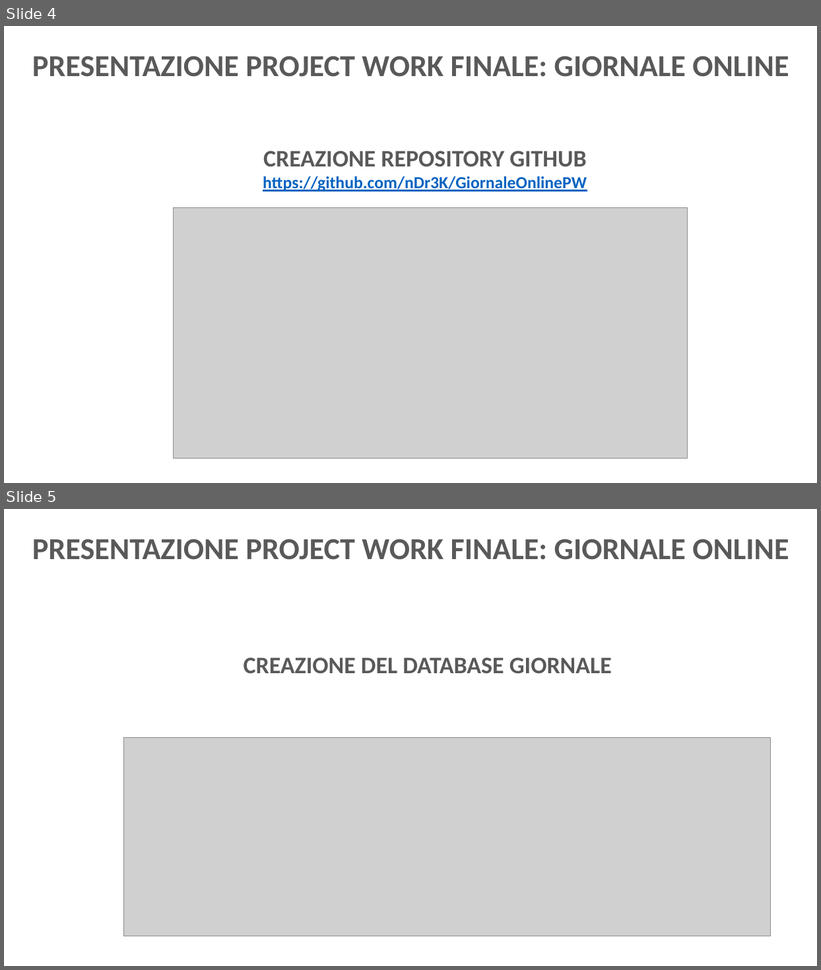
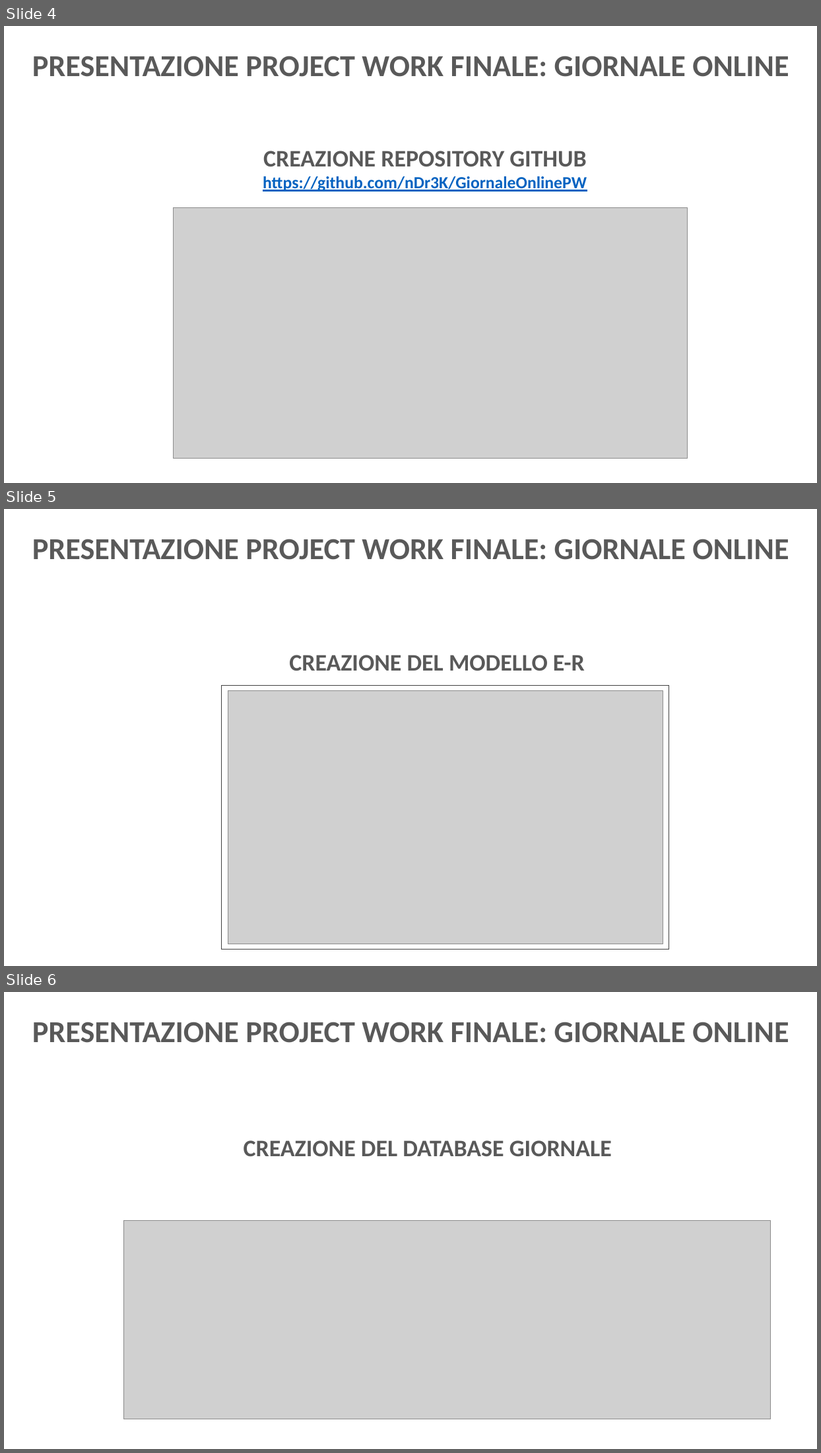
Before and after one commit to nDr3K/GiornaleOnlinePW, a slide deck: Presentazione Project Giornale.pptx. Shown one above the other, each under a label of ours: slides 4 and 5 before the commit, slides 4, 5 and 6 after it. The pictures are 821x970 and 821x1453 pixels, drawn with LibreOffice and Linux fonts; fonts in the diff are those of the drawing; grey boxes stand for pictures; background and template pictures are left out. Boxes give left, top, right and bottom in pixels: in the first picture for what was removed or moved away, otherwise in the second. Text is boxed around its words. In the diff, an @@ line names an element or a change of style, - is before the commit and + after.

Commit message:
Modificata presentazione e Modello ER

```diff
--- a/Presentazione Project Giornale.pptx
+++ b/Presentazione Project Giornale.pptx
@@ slide 5 added at [4,509,817,966], background picture (left out) @@
@@ text added at [32,539,789,560], 36 pt, text #595959, bold @@
+PRESENTAZIONE PROJECT WORK FINALE: GIORNALE ONLINE
@@ text added at [289,655,585,671], 28 pt, text #595959, bold @@
+CREAZIONE DEL MODELLO E-R
@@ rectangle added at [222,686,669,950], fill #FFFFFF, outline #404040 1 pt @@
@@ picture added at [228,691,663,945] @@
@@ what was slide 5 is now slide 6 @@
```
Also in this commit, not shown: 2 slides changed, 5 other slides added, 1 other file.
